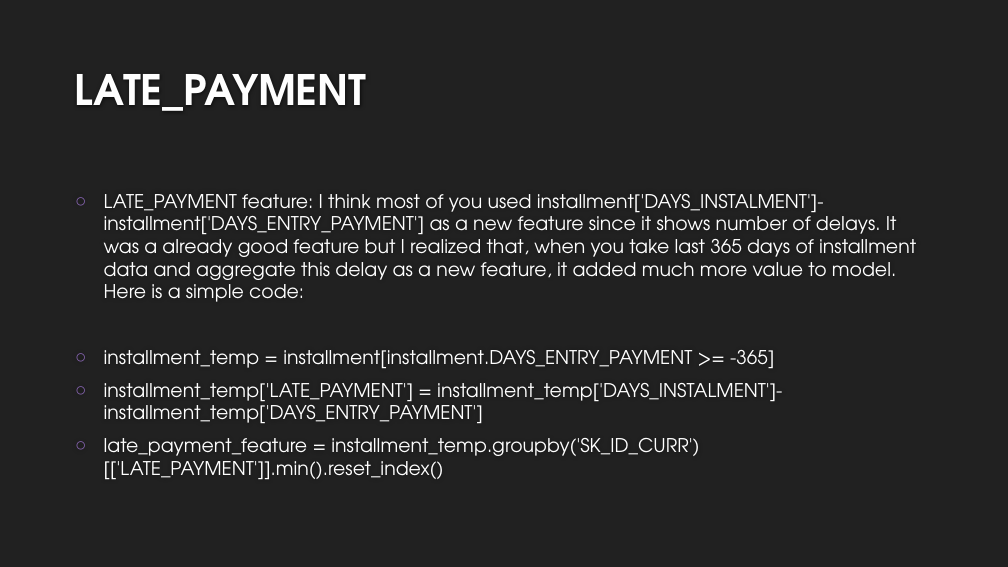
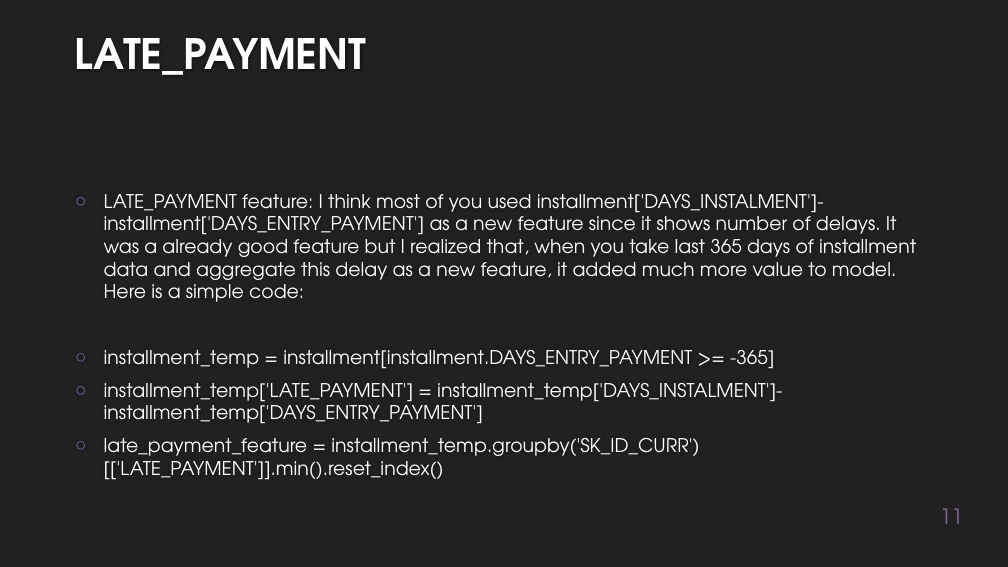
Before and after one commit to EtienneLardeur/P7_Scoring, a slide deck: slide 11 of P7_Support.pptx (slide 10 before the commit). Drawn at 1008x567 pixels with LibreOffice and Linux fonts; fonts in the diff are those of the drawing; background and template pictures are left out. Boxes give left, top, right and bottom in pixels: in the first picture for what was removed or moved away, otherwise in the second. Text is boxed around its words. In the diff, an @@ line names an element or a change of style, - is before the commit and + after.

```diff
--- a/P7_Support.pptx
+++ b/P7_Support.pptx
@@ title "LATE_PAYMENT": place and size @@
-title "LATE_PAYMENT" at bbox=[75, 74, 367, 111]
+title "LATE_PAYMENT" at bbox=[75, 38, 367, 75]
@@ page number added at bbox=[940, 508, 963, 524], 20 pt, text #8664B0 @@
+11
```
Also in this commit, not shown: 10 other slides changed, 3 slides added, 2 slides removed.
